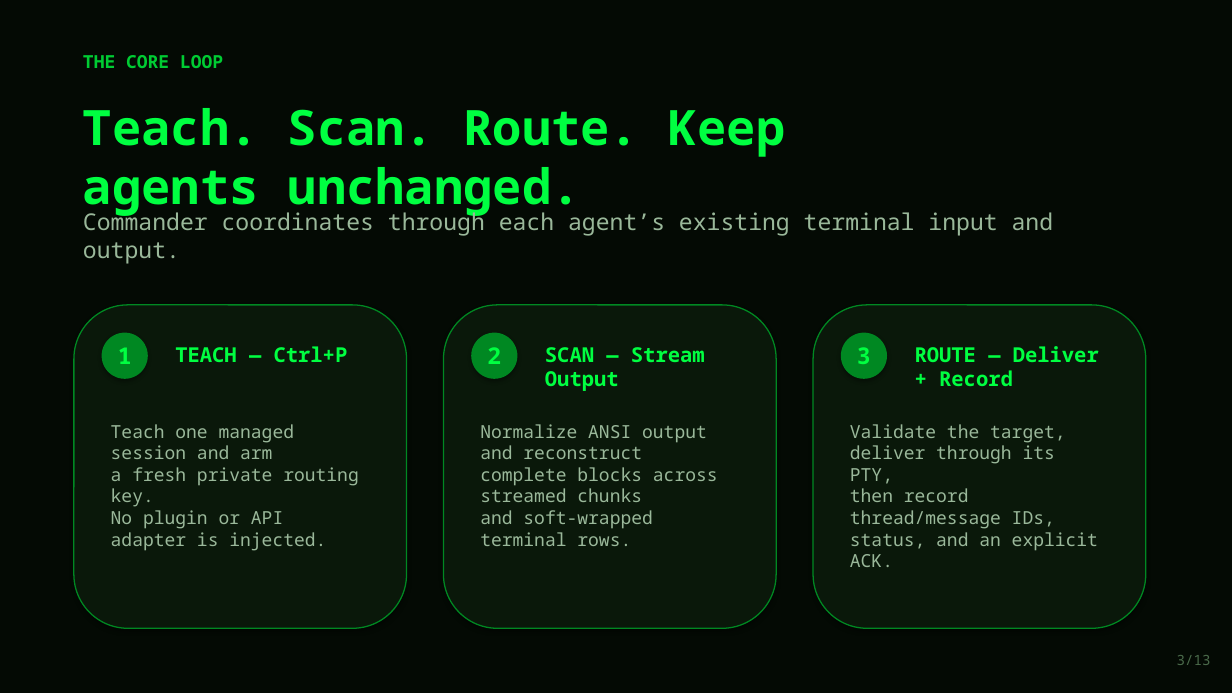
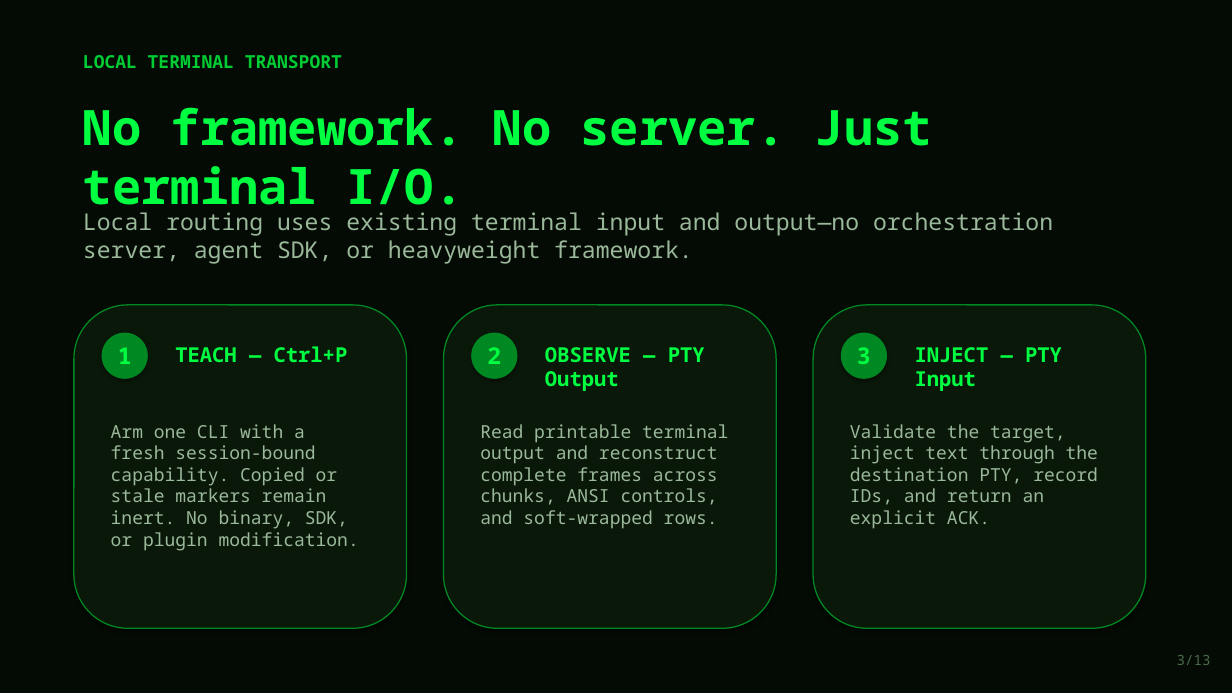
Before and after one commit to lech-kalinowski/agents-commander, a slide deck: slide 3 of presentation/Agents_Commander_Protocol.pptx. Drawn at 1232x693 pixels with LibreOffice and Linux fonts; fonts in the diff are those of the drawing. Boxes give left, top, right and bottom in pixels: in the first picture for what was removed or moved away, otherwise in the second. Text is boxed around its words. In the diff, an @@ line names an element or a change of style, - is before the commit and + after.

Commit message:
Align Code Europe deck with published session

```diff
--- a/presentation/Agents_Commander_Protocol.pptx
+++ b/presentation/Agents_Commander_Protocol.pptx
@@ text at (83,55,342,68): text changed @@
-THE CORE LOOP
+LOCAL TERMINAL TRANSPORT
@@ text at (83,107,932,216): text changed @@
-Teach. Scan. Route. Keep agents unchanged.
+No framework. No server. Just terminal I/O.
@@ text at (83,212,1053,264): text changed @@
-Commander coordinates through each agent’s existing terminal input and output.
+Local routing uses existing terminal input and output—no orchestration server, agent SDK, or heavyweight framework.
@@ text at (545,347,705,391): text changed @@
-SCAN — Stream Output
+OBSERVE — PTY Output
@@ text at (915,347,1062,391): text changed @@
-ROUTE — Deliver + Record
+INJECT — PTY Input
@@ text at (111,424,359,551): text changed @@
-Teach one managed session and arm
-a fresh private routing key.
-No plugin or API adapter is injected.
+Arm one CLI with a fresh session-bound capability. Copied or stale markers remain inert. No binary, SDK, or plugin modification.
@@ text at (480,424,728,529): text changed @@
-Normalize ANSI output and reconstruct
-complete blocks across streamed chunks
-and soft-wrapped terminal rows.
+Read printable terminal output and reconstruct complete frames across chunks, ANSI controls, and soft-wrapped rows.
@@ text at (850,424,1098,529): text changed @@
-Validate the target, deliver through its PTY,
-then record thread/message IDs,
-status, and an explicit ACK.
+Validate the target, inject text through the destination PTY, record IDs, and return an explicit ACK.
```
Also in this commit, not shown: 10 other slides changed, 2 slides added, 2 slides removed, 1 other file.
